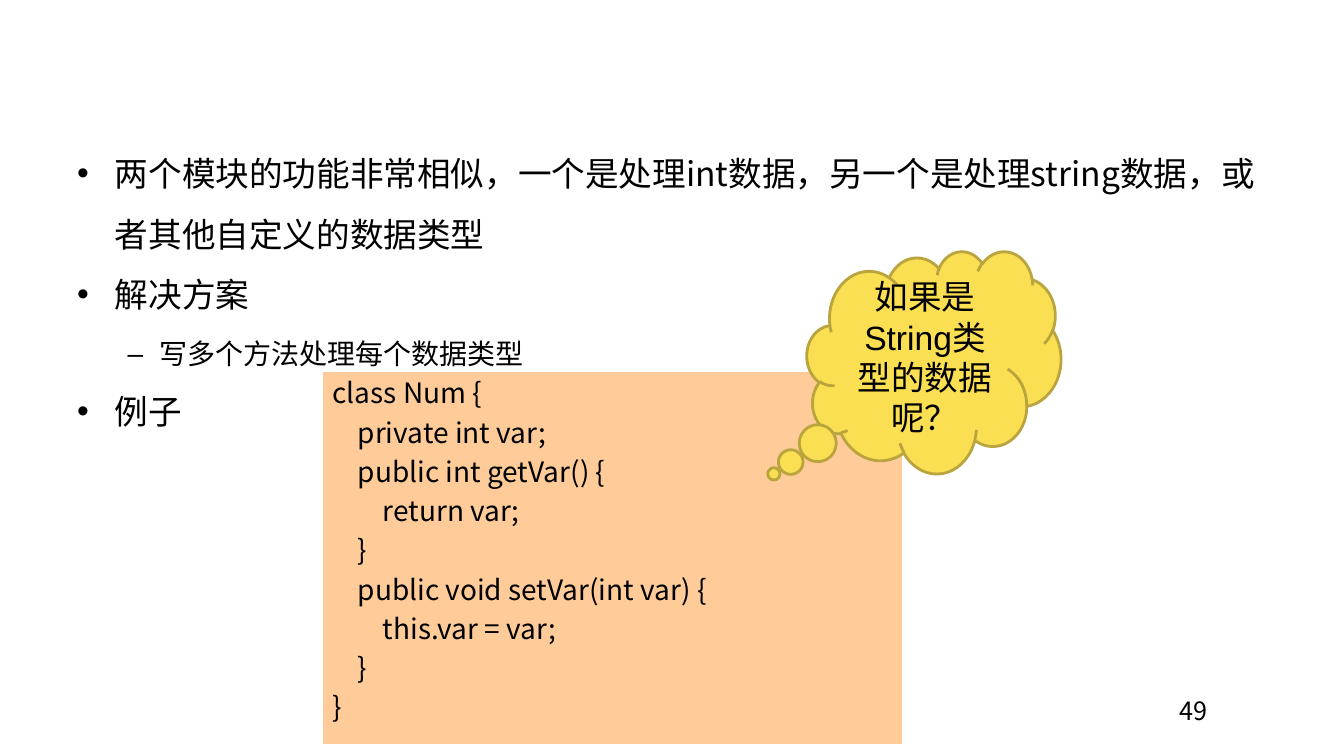
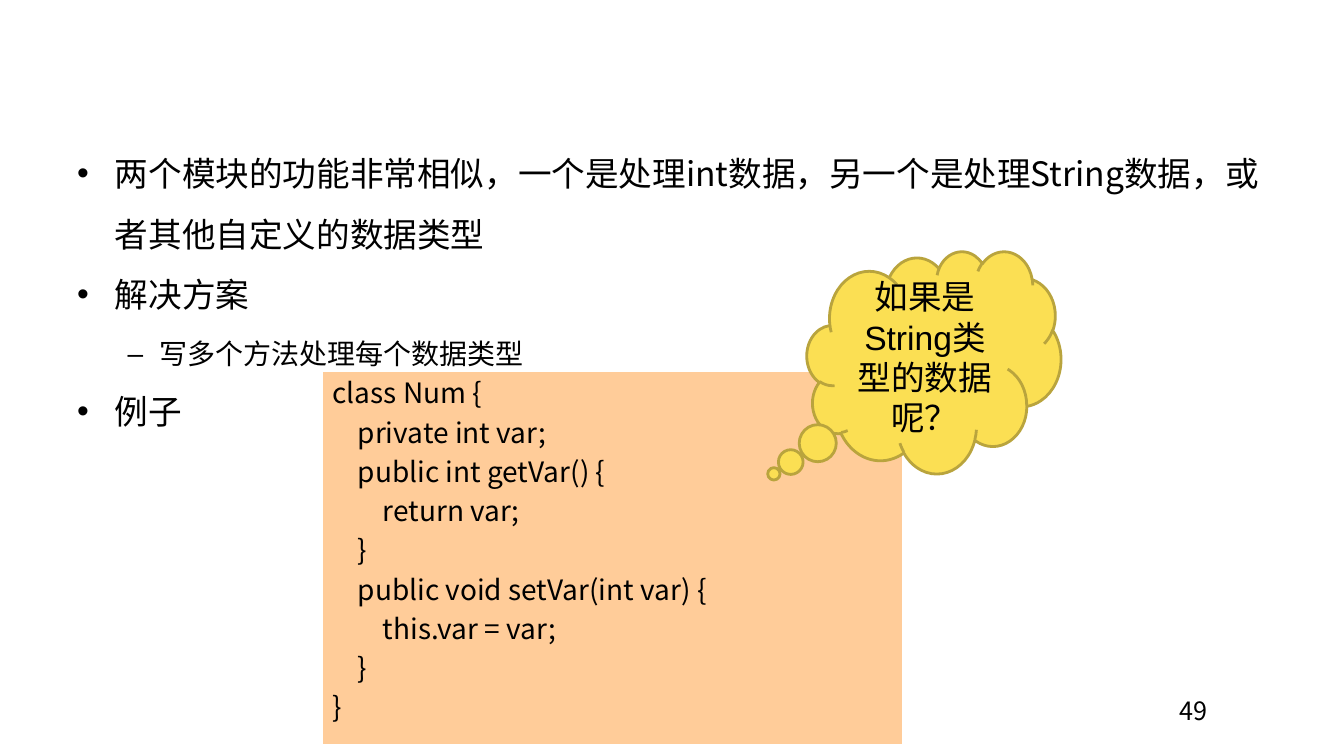
Before and after one commit to edu2act/course-JavaSE-Android, a slide deck: slide 49 of ch12/第12章 容器和泛型.pptx. Drawn at 1344x756 pixels with LibreOffice and Linux fonts; fonts in the diff are those of the drawing; background and template pictures are left out. Boxes give left, top, right and bottom in pixels: in the first picture for what was removed or moved away, otherwise in the second. Text is boxed around its words. In the diff, an @@ line names an element or a change of style, - is before the commit and + after.

```diff
--- a/ch12/第12章 容器和泛型.pptx
+++ b/ch12/第12章 容器和泛型.pptx
@@ text at bbox=[115, 157, 1259, 250]: text changed @@
-• 两个模块的功能非常相似，一个是处理int数据，另一个是处理string数据，或者其他自定义的数据类型
+• 两个模块的功能非常相似，一个是处理int数据，另一个是处理String数据，或者其他自定义的数据类型
```
Also in this commit, not shown: 11 other slides changed, 21 other files.
